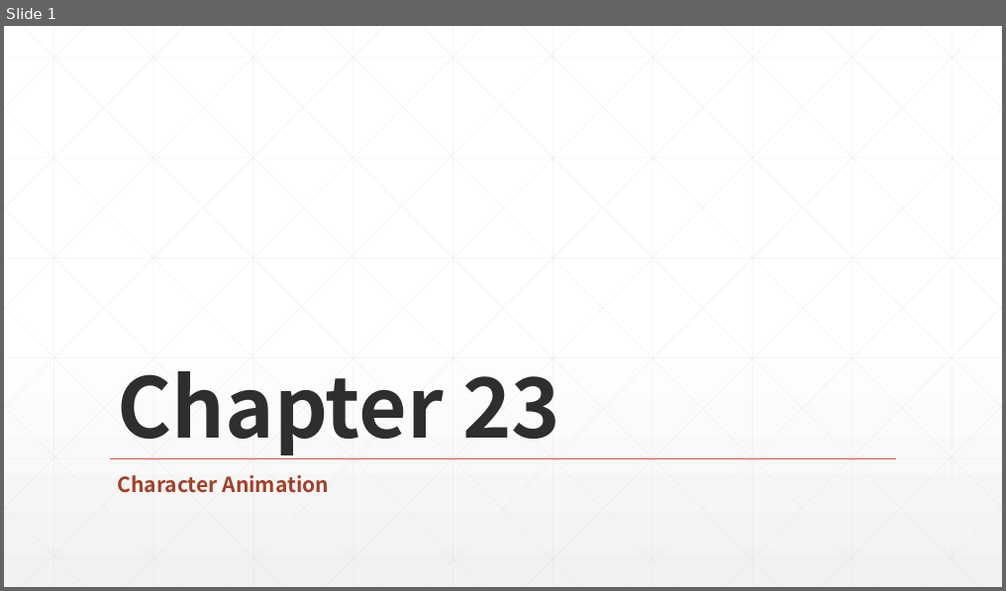
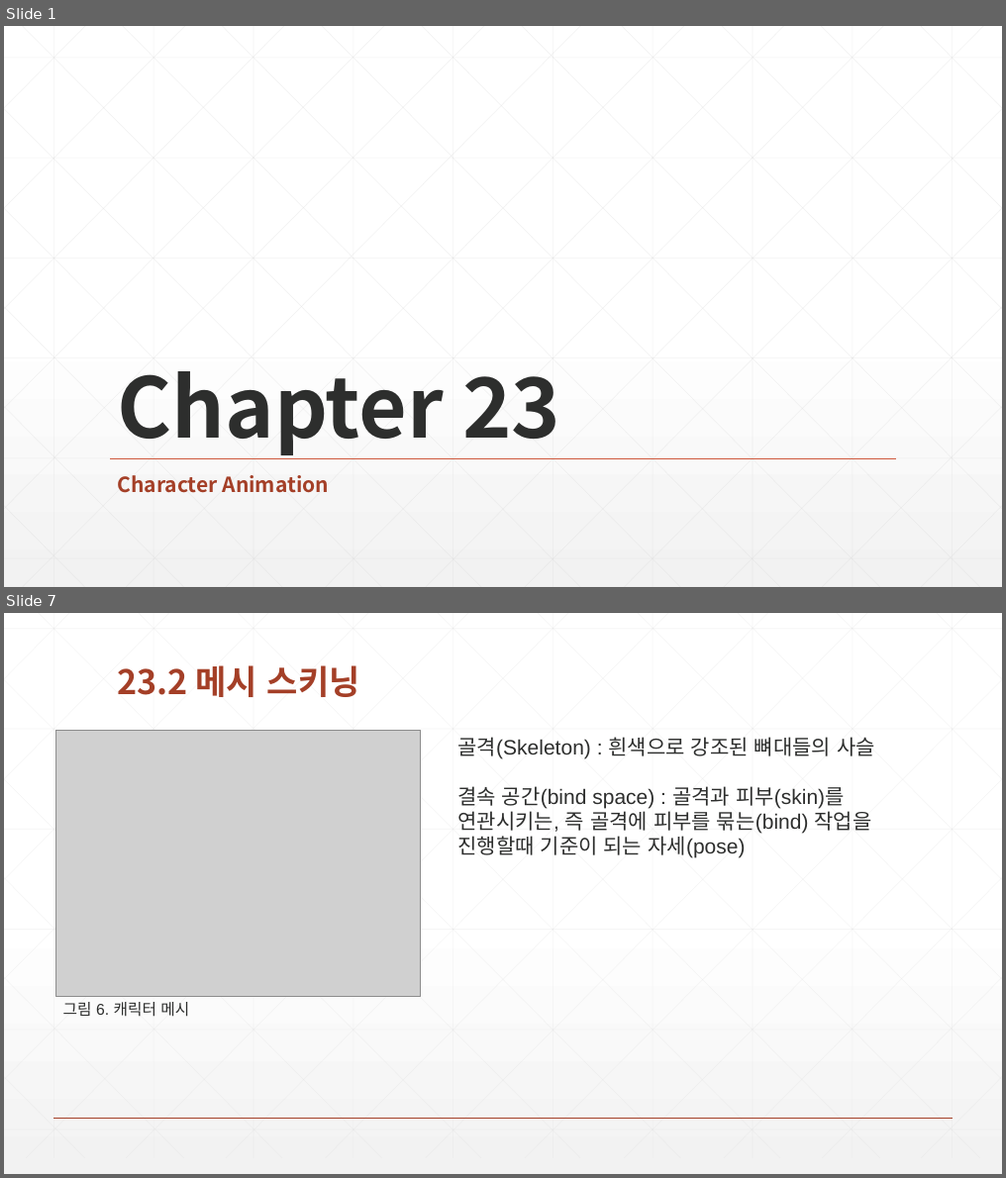
Before and after one commit to earthboom/CodingStudy, a slide deck: Common/Chapter 23 Character Animation.pptx. Shown one above the other, each under a label of ours: slide 1 before the commit, slides 1 and 7 after it; the slides between them are not shown. The pictures are 1006x591 and 1006x1178 pixels, drawn with LibreOffice and Linux fonts; fonts in the diff are those of the drawing; grey boxes stand for pictures. Boxes give left, top, right and bottom in pixels: in the first picture for what was removed or moved away, otherwise in the second. Text is boxed around its words. In the diff, an @@ line names an element or a change of style, - is before the commit and + after.

```diff
--- a/Common/Chapter 23 Character Animation.pptx
+++ b/Common/Chapter 23 Character Animation.pptx
@@ slide 7 added at bbox=[4, 613, 1002, 1174], background gradient #FFFFFF to #F2F2F2 @@
@@ title added at bbox=[118, 665, 360, 697], 32.4 pt, text #A43F27, bold @@
+23.2 메시 스키닝
@@ picture added at bbox=[55, 730, 421, 996] @@
@@ text added at bbox=[457, 737, 875, 859], 20 pt, text #2D2E2D @@
+골격(Skeleton) : 흰색으로 강조된 뼈대들의 사슬
+결속 공간(bind space) : 골격과 피부(skin)를
+연관시키는, 즉 골격에 피부를 묶는(bind) 작업을 진행할때 기준이 되는 자세(pose)
@@ text added at bbox=[63, 1002, 189, 1017], 15 pt, text #2D2E2D @@
+그림 6. 캐릭터 메시
@@ group added at bbox=[4, 613, 1002, 1158]: 46 lines @@
@@ line added from (54, 1118) to (952, 1118), #A43F27 1 pt @@
```
Also in this commit, not shown: 9 other slides added, 7 slides removed.
